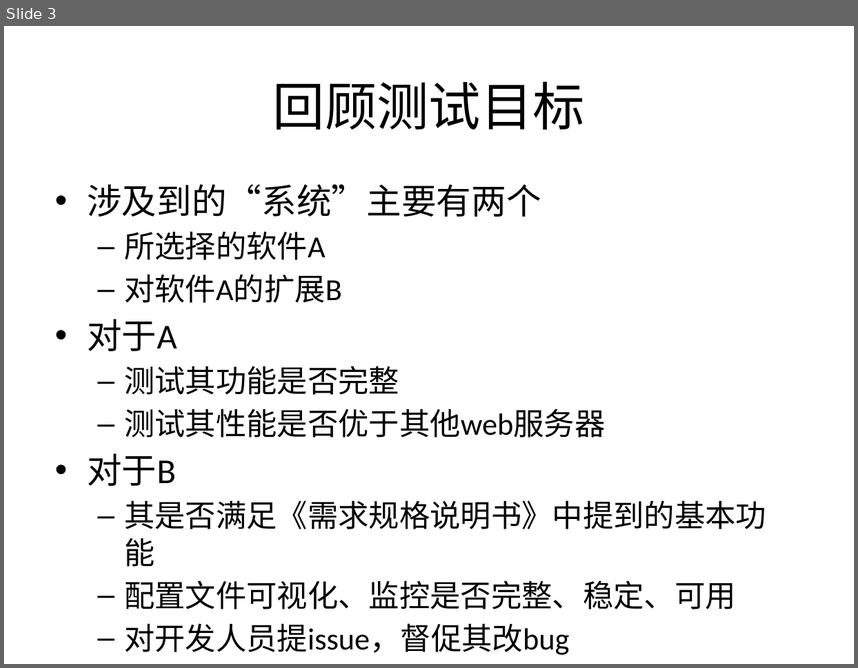
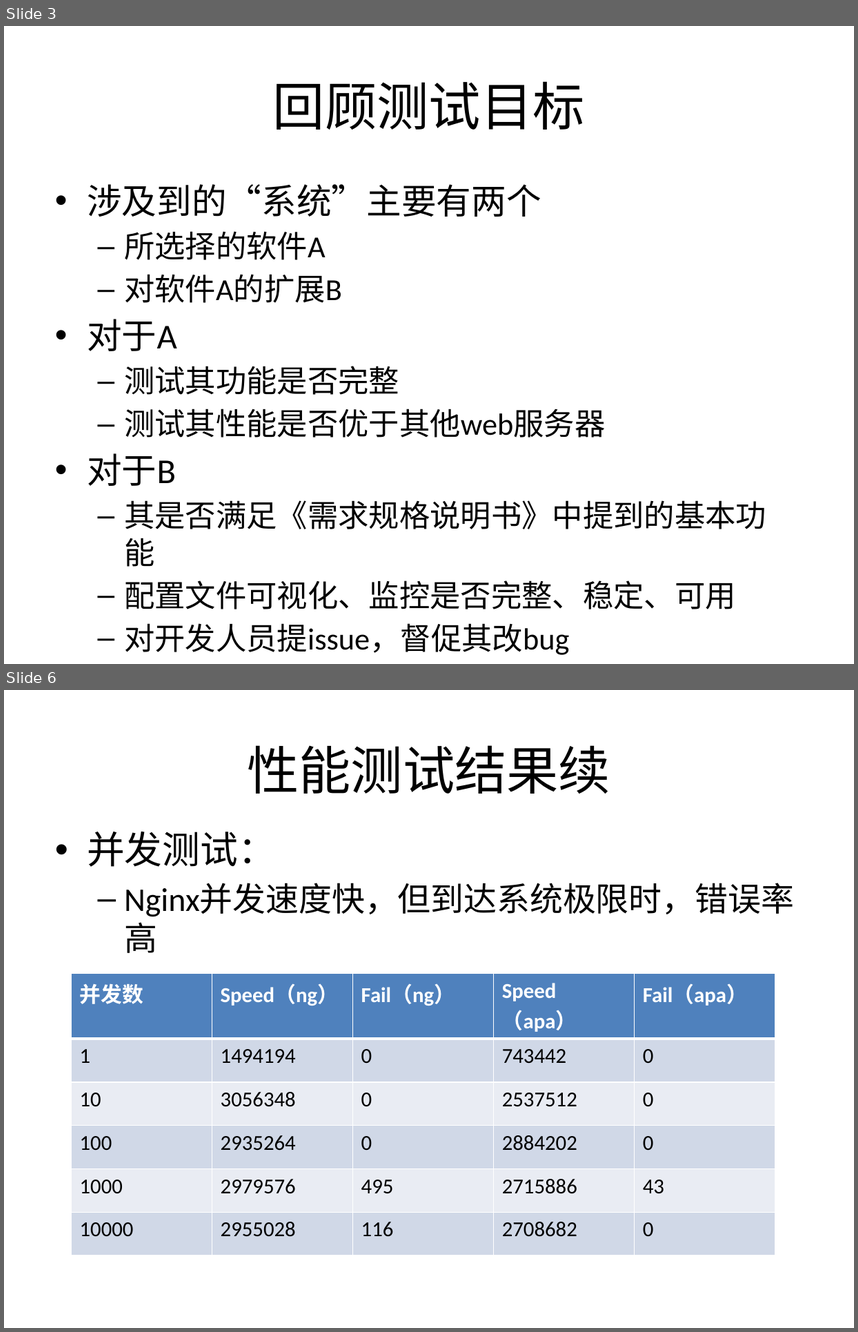
Before and after one commit to bhsei/16TeamC, a slide deck: 2.项目PPT/第十三周进度.pptx. Shown one above the other, each under a label of ours: slide 3 before the commit, slides 3 and 6 after it; the slides between them are not shown. The pictures are 858x668 and 858x1332 pixels, drawn with LibreOffice and Linux fonts; fonts in the diff are those of the drawing. Boxes give left, top, right and bottom in pixels: in the first picture for what was removed or moved away, otherwise in the second. Text is boxed around its words. In the diff, an @@ line names an element or a change of style, - is before the commit and + after.

Commit message:
13-添加性能测试ppt

```diff
--- a/2.项目PPT/第十三周进度.pptx
+++ b/2.项目PPT/第十三周进度.pptx
@@ slide 6 added at box(4, 690, 854, 1328), background #FFFFFF @@
@@ title added at box(247, 745, 611, 793), 44 pt, text #000000 @@
+性能测试结果续
@@ text added at box(87, 831, 794, 953), 28 pt, text #000000 @@
+• 并发测试：
+  – Nginx并发速度快，但到达系统极限时，错误率高
@@ table added at box(71, 973, 777, 1239), 6 rows, 5 columns @@
+并发数 | Speed（ng） | Fail（ng） | Speed（apa） | Fail（apa）
+1 | 1494194 | 0 | 743442 | 0
+10 | 3056348 | 0 | 2537512 | 0
+100 | 2935264 | 0 | 2884202 | 0
+1000 | 2979576 | 495 | 2715886 | 43
+10000 | 2955028 | 116 | 2708682 | 0
```
Also in this commit, not shown: 1 slide changed, 2 other slides added, 1 slide removed, 1 other file.
